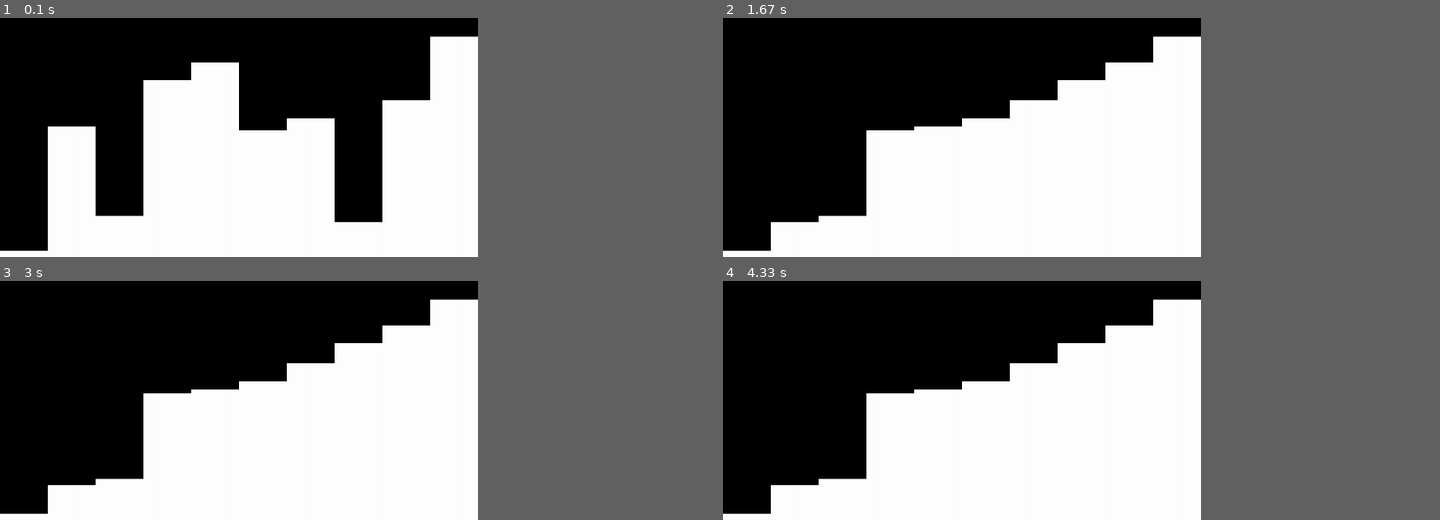
Above: before the commit, frames 1-4 (two rows, left to right).
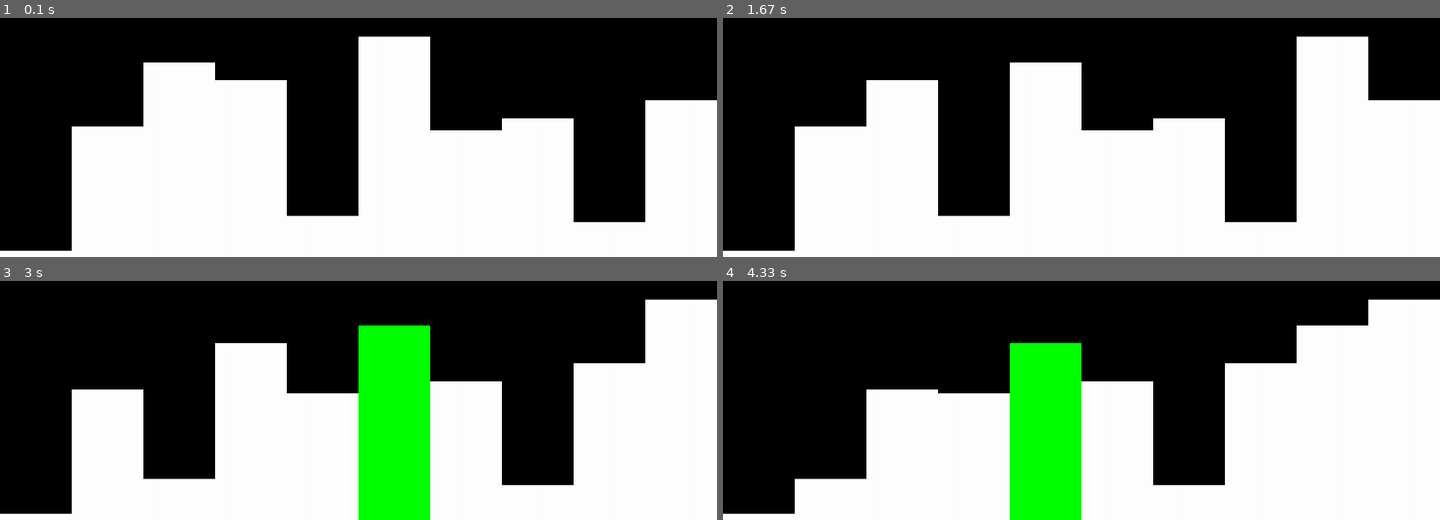
Above: after the commit, the same moments.

Repository: benwoo1110/A-List-of-Sorts
Game: pygame game, started from Algorithms/bubblesort.py
Two runs of this game, one before a commit and one after it. Both use one fixed random seed, a clock stepped at 60 frames per second and the inputs below.
Inputs:
- Up to frame 1 (0.1 s): no input
- Up to frame 2 (1.67 s): no input
- Up to frame 3 (3 s): no input
- Up to frame 4 (4.33 s): no input
In our replay, the window is 600x300 before the commit and 900x300 after it. These sizes can differ from the game's own. Grey fills any space a smaller window leaves; there, only what the larger window draws over its background counts as a difference.

The runs differ from the first frame. In frame 1, 32% of the frame differs, in the area x 6-100%, y 7-100%; in frame 2, 31%; in frame 3, 36%, in the area x 6-100%, y 0-100%; in frame 4, 25%.

Commit message:
update bubblesort animation

Diff:
--- a/Algorithms/bubblesort.py
+++ b/Algorithms/bubblesort.py
@@ -3,15 +3,18 @@
 
 #Initializing the window
 pygame.init()
-size = (1000,500)
+size = (1500,500)
 window = pygame.display.set_mode((size))
 pygame.display.set_caption("Bubble-Sort Visualization")
 black = pygame.Color(0,0,0)
 white = pygame.Color(255,255,255)
+red = pygame.Color(255,0,0)
+green = pygame.Color(0,255,0)
 
 #Declaring Variables
 heightList = []
 listLength = 10
+swap = False
 
 #coordinate for drawing
 xList,y,w = [],0,size[0]/listLength
@@ -24,27 +27,58 @@
 #Displaying bars on the window
 def draw():
     global xList,y,heightList
+    window.fill(black)
     for i in range(listLength):
         pygame.draw.rect(window, white, (xList[i],500-heightList[i],w,heightList[i]), 0)
+
+def buffer():
+    for event in pygame.event.get():
+        if event.type == pygame.QUIT:
+            pygame.quit()
+
+def update_draw():
+    pygame.display.update()
+    pygame.time.Clock().tick(10)
 
 #Algorithm
 for i in range(listLength-1, 0, -1):
     for j in range(i):
-        window.fill(black)
+        draw()
+        update_draw()
+
+        if swap:
+            pygame.draw.rect(window, green, (xList[j],500-heightList[j],w,heightList[j]), 0)
+            swap = False
+        else:
+            pygame.draw.rect(window, red, (xList[j],500-heightList[j],w,heightList[j]), 0)
+
+        update_draw()
 
         if heightList[j] > heightList[j+1]:
             heightList[j], heightList[j+1] = heightList[j+1], heightList[j]
+            swap = True
 
-        draw()
-        pygame.display.update()
-        pygame.time.Clock().tick(10000000000000000)
-
-        for event in pygame.event.get():
-            if event.type == pygame.QUIT:
-                pygame.quit()
+        buffer()
 
 #Sort ended
+
+#Ending animation
+#green going up
+for i in range(listLength):
+    pygame.draw.rect(window, green, (xList[i],500-heightList[i],w,heightList[i]), 0)
+    update_draw()
+
+    buffer()
+#green going down
+for i in range(listLength-1, -1, -1):
+    pygame.draw.rect(window, white, (xList[i],500-heightList[i],w,heightList[i]), 0)
+    update_draw()
+
+    buffer()
+
+#Print sorted list to console
+print(heightList)
+
+#Ended
 while True:
-    for event in pygame.event.get():
-        if event.type == pygame.QUIT:
-            pygame.quit()
+    buffer()
--- a/Algorithms/quicksort.py
+++ b/Algorithms/quicksort.py
@@ -3,63 +3,47 @@
 
 #Initializing the window
 pygame.init()
-size = (500,500)
+size = (1500,500)
 window = pygame.display.set_mode((size))
-pygame.display.set_caption("Pygame Quick-Sort Visualization")
+pygame.display.set_caption("Quick-Sort Visualization")
 black = pygame.Color(0,0,0)
 white = pygame.Color(255,255,255)
+red = pygame.Color(255,0,0)
+green = pygame.Color(0,255,0)
 
 #Declaring Variables
 heightList = []
-listLength = 100
-isSorted = False
-sortedCount = 0
-trackInt = 0
+listLength = 10
+swap = False
 
 #coordinate for drawing
-xList,y,w = [],0,5
-tmpX = 0
+xList,y,w = [],0,size[0]/listLength
 
 #Creating all the random numbers
 for i in range(listLength):
     heightList.append(randint(0,500))
-    xList.append(tmpX)
-    tmpX += w
+    xList.append(w*i)
 
-#Actually Displaying the window
-def draw(color):
+#Displaying bars on the window
+def draw():
     global xList,y,heightList
+    window.fill(black)
     for i in range(listLength):
-        pygame.draw.rect(window,color,(xList[i],max(heightList) - heightList[i],w,heightList[i]),0)
+        pygame.draw.rect(window, white, (xList[i],500-heightList[i],w,heightList[i]), 0)
 
+def buffer():
+    for event in pygame.event.get():
+        if event.type == pygame.QUIT:
+            pygame.quit()
 
+def update_draw():
+    pygame.display.update()
+    pygame.time.Clock().tick(10)
+
+#Algorithm
 # Algorithm
 # While true is needed for the screen to stay there
 while True:
-    window.fill(black)
-
-    #the point needs to reset, hence:
-    if trackInt == listLength-1:
-        trackInt = 0
-
-    # #Condition once everything is done
-    # if sortedCount > listLength and isSorted == False:
-    #     #sorted count will go to or listlength
-    #     print("Sorted!")
-    #     print(heightList)
-    #     isSorted = True
-
-    # if heightList[trackInt] > heightList[trackInt+1] and isSorted == False:
-    #     tmp = heightList[trackInt+1]
-    #     heightList[trackInt+1],heightList[trackInt] = heightList[trackInt],tmp
-    #     sortedCount = 0
-    #     trackInt += 1
-
-    # else:
-    #     sortedCount += 1
-    #     trackInt += 1
-
-
 	# choose pivot_
 	# 2-way partition_
 
